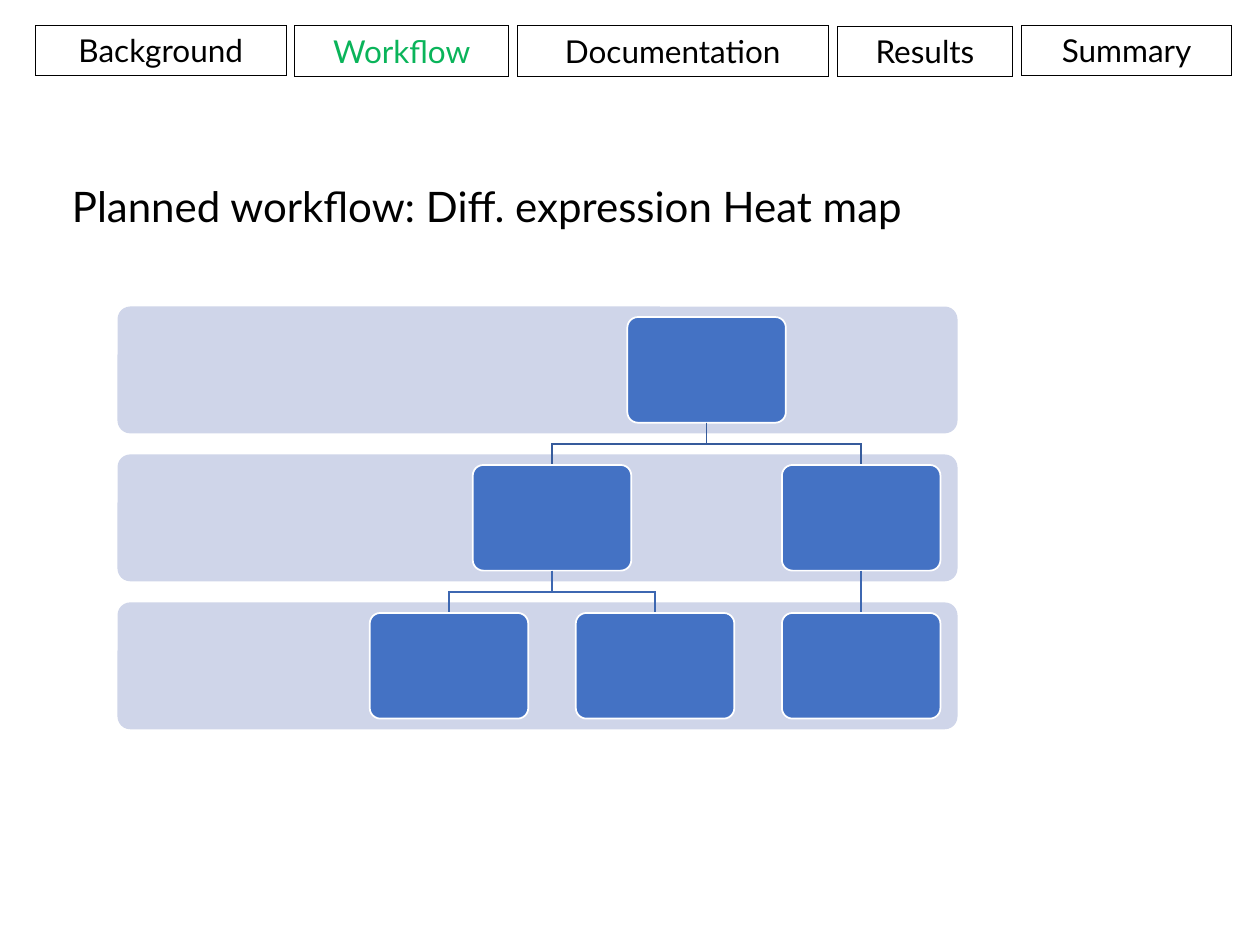
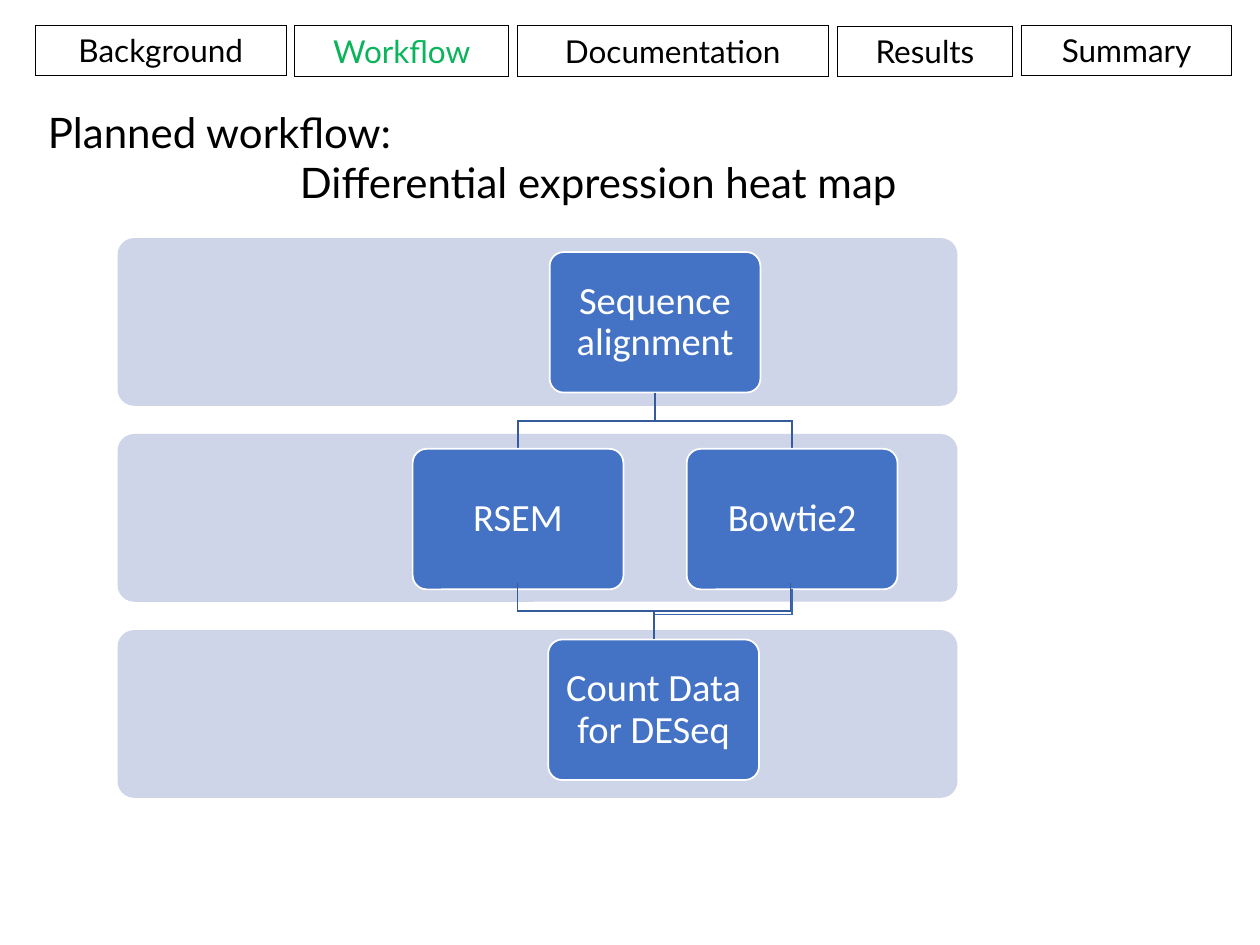
Before and after one commit to aweeger/BCB546X_FinalGroup, a slide deck: slide 15 of Presentation.pptx (slide 18 before the commit). Drawn at 1260x945 pixels with LibreOffice and Linux fonts; fonts in the diff are those of the drawing. Boxes give left, top, right and bottom in pixels: in the first picture for what was removed or moved away, otherwise in the second. Text is boxed around its words. In the diff, an @@ line names an element or a change of style, - is before the commit and + after.

```diff
--- a/Presentation.pptx
+++ b/Presentation.pptx
@@ text at [48, 117, 896, 206]: text changed @@
-Planned workflow: Diff. expression Heat map
+Planned workflow:
+Differential expression heat map
@@ rounded rectangle: place and size @@
-rounded rectangle at [117, 306, 958, 433]
+rounded rectangle at [117, 238, 958, 406]
@@ rounded rectangle: place and size @@
-rounded rectangle at [627, 318, 786, 423]
+rounded rectangle at [549, 252, 760, 393]
@@ freeform shape: place and size @@
-freeform shape at [552, 423, 707, 466]
+freeform shape at [518, 393, 655, 450]
@@ freeform shape: place and size @@
-freeform shape at [707, 423, 862, 466]
+freeform shape at [655, 393, 793, 450]
@@ rounded rectangle: place and size @@
-rounded rectangle at [117, 455, 958, 582]
+rounded rectangle at [117, 433, 958, 601]
@@ rounded rectangle: place and size @@
-rounded rectangle at [472, 465, 631, 571]
+rounded rectangle at [413, 449, 624, 590]
@@ rounded rectangle: place and size @@
-rounded rectangle at [782, 465, 941, 571]
+rounded rectangle at [687, 449, 897, 590]
@@ freeform shape: place and size @@
-freeform shape at [449, 571, 552, 614]
+freeform shape at [518, 583, 655, 640]
@@ freeform shape at [518, 583, 655, 640]: outline #3E67B2 1 pt to #365B9D 1 pt @@
@@ freeform shape: place and size @@
-freeform shape at [552, 571, 655, 614]
+freeform shape at [654, 590, 793, 640]
@@ freeform shape added at [654, 583, 791, 640], outline #365B9D 1 pt @@
@@ freeform shape removed at [854, 571, 867, 614] @@
@@ rounded rectangle removed at [369, 612, 528, 718] @@
@@ rounded rectangle removed at [782, 612, 941, 718] @@
@@ rounded rectangle: place and size @@
-rounded rectangle at [117, 602, 958, 730]
+rounded rectangle at [117, 630, 958, 798]
@@ rounded rectangle: place and size @@
-rounded rectangle at [576, 612, 735, 718]
+rounded rectangle at [548, 640, 759, 781]
@@ group added at [473, 289, 856, 749]: 4 texts @@
+Sequence alignment
+RSEM
+Bowtie2
+Count Data for DESeq
```
Also in this commit, not shown: 21 other slides changed, 1 slide added, 4 slides removed, 2 other files.
